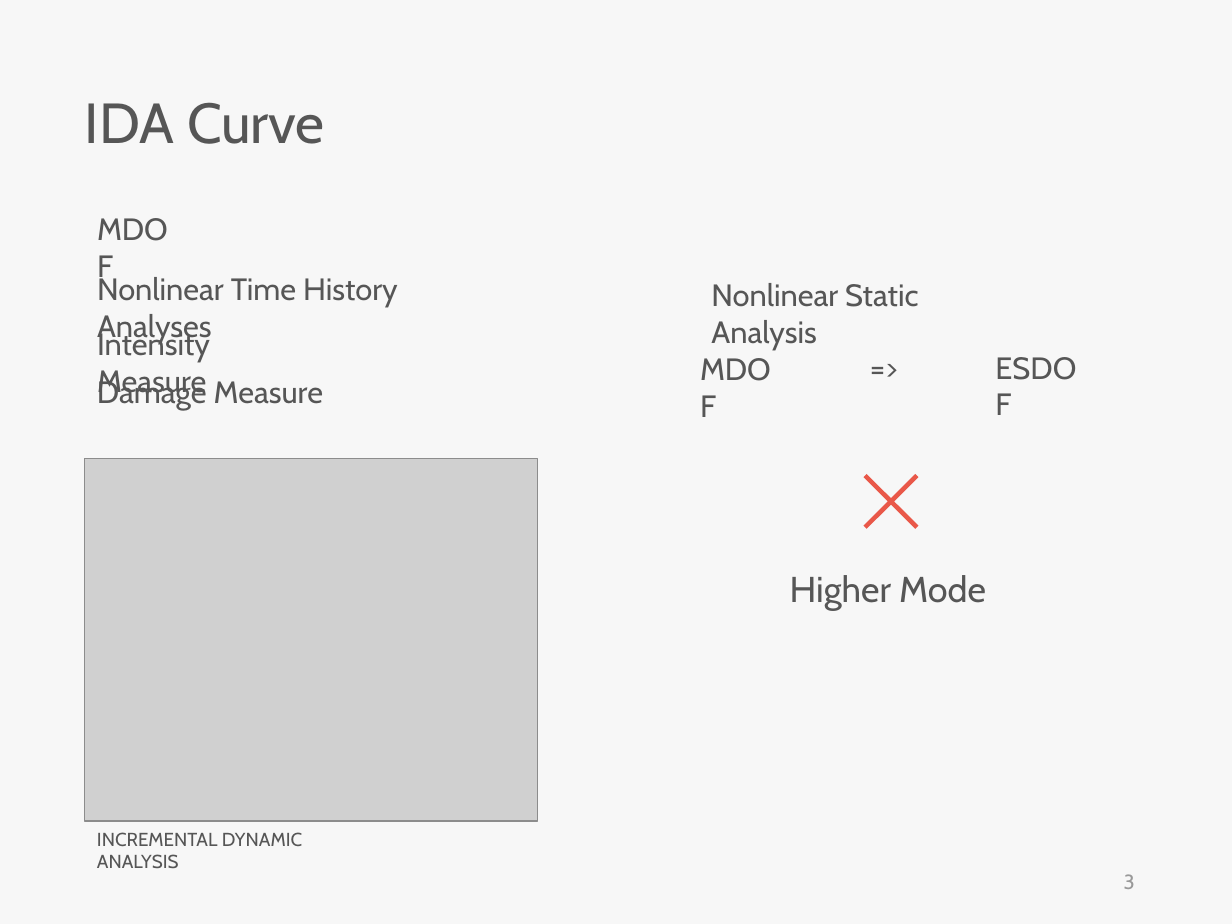
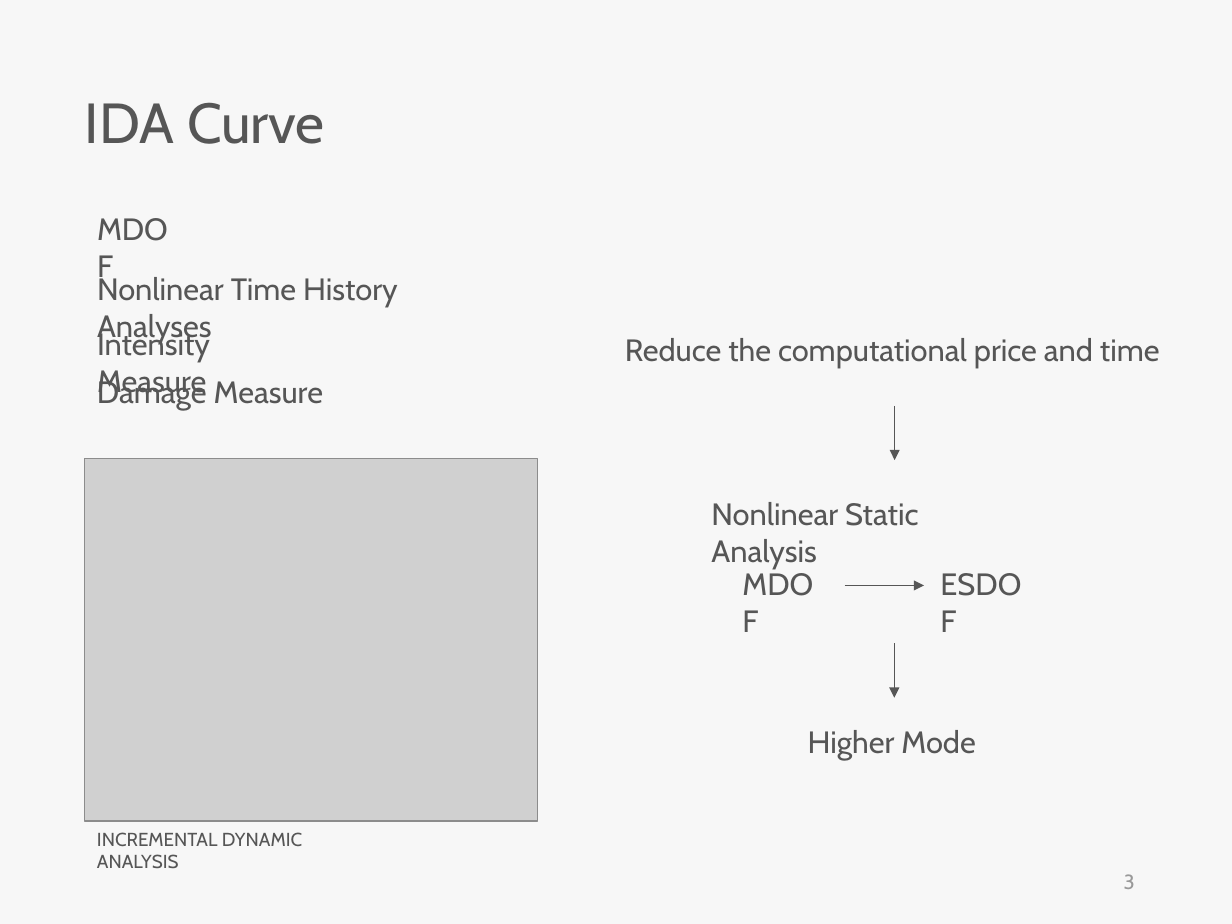
Before and after one commit to skyran1278/VbaProject, a slide deck: slide 3 of 20180126_SmartSplice/20180808_Meeting/Incremental dynamic analysis with multi-modes for seismic performance evaluation of RC bridges.pptx. Drawn at 1232x924 pixels with LibreOffice and Linux fonts; fonts in the diff are those of the drawing; grey boxes stand for pictures. Boxes give left, top, right and bottom in pixels: in the first picture for what was removed or moved away, otherwise in the second. Text is boxed around its words. In the diff, an @@ line names an element or a change of style, - is before the commit and + after.

```diff
--- a/20180126_SmartSplice/20180808_Meeting/Incremental dynamic analysis with multi-modes for seismic performance evaluation of RC bridges.pptx
+++ b/20180126_SmartSplice/20180808_Meeting/Incremental dynamic analysis with multi-modes for seismic performance evaluation of RC bridges.pptx
@@ text added at bbox=[625, 338, 1160, 368], 18 pt, text #565656 @@
+Reduce the computational price and time
@@ text removed at bbox=[857, 342, 923, 392] @@
-=>
@@ arrow added from (894, 405) to (894, 460), #565656 0.5 pt @@
@@ freeform shape removed at bbox=[864, 474, 919, 530] @@
@@ text "Nonlinear Static Analysis": place and size @@
-text "Nonlinear Static Analysis" at bbox=[711, 283, 918, 350]
+text "Nonlinear Static Analysis" at bbox=[711, 502, 918, 568]
@@ text "MDOF": place and size @@
-text "MDOF" at bbox=[687, 344, 797, 393]
+text "MDOF" at bbox=[731, 559, 840, 609]
@@ text "ESDOF": place and size @@
-text "ESDOF" at bbox=[983, 342, 1098, 392]
+text "ESDOF" at bbox=[928, 559, 1042, 609]
@@ arrow added from (845, 585) to (924, 585), #565656 0.5 pt @@
@@ arrow added from (894, 643) to (894, 697), #565656 0.5 pt @@
@@ text "Higher Mode": place and size @@
-text "Higher Mode" at bbox=[790, 575, 986, 610]
+text "Higher Mode" at bbox=[808, 730, 975, 760]
@@ text "Higher Mode" at bbox=[808, 730, 975, 760]: size 21 to 18 pt @@
```
Also in this commit, not shown: 6 other slides changed, 7 slides added, 36 slides removed, 3 other files.
